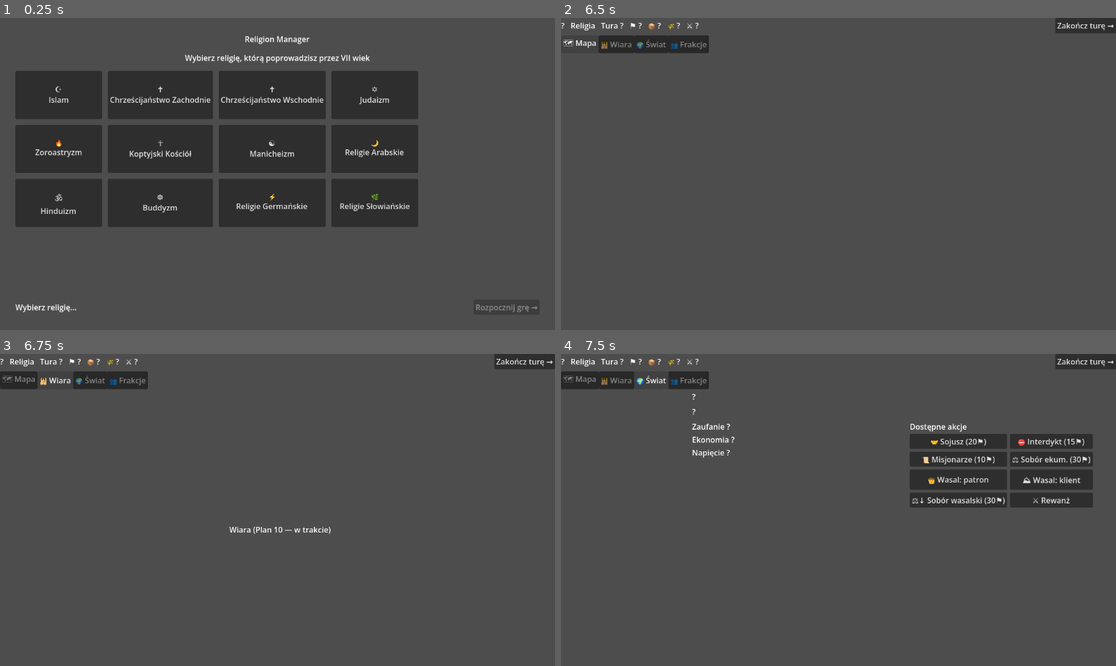
Above: before the commit, frames 1-4 (two rows, left to right).
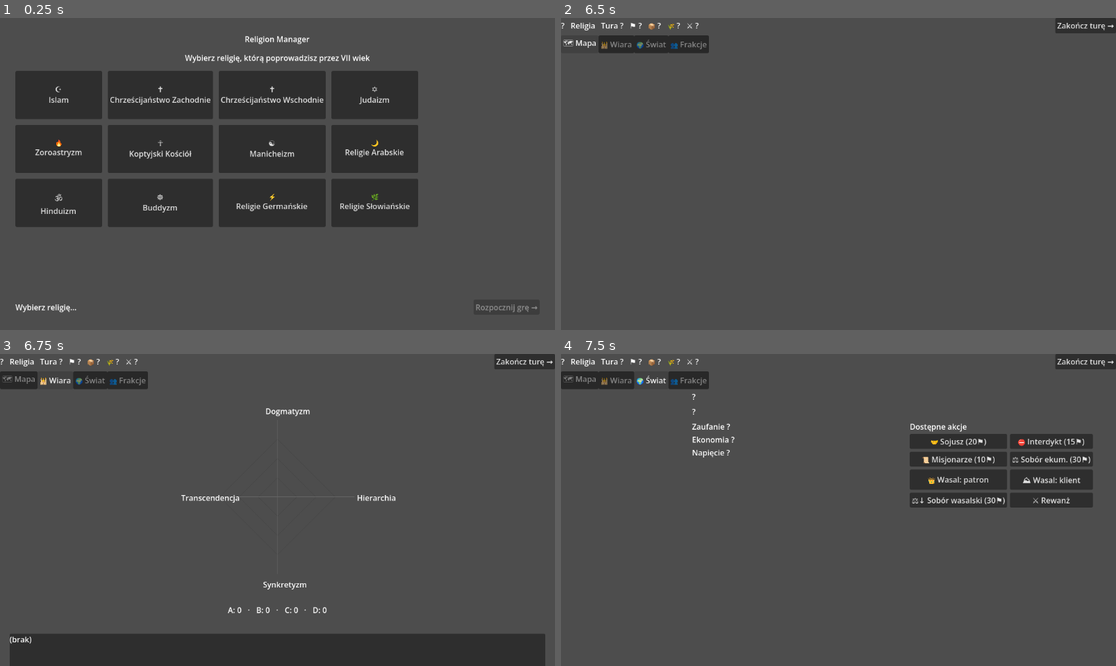
Above: after the commit, the same moments.

Repository: tomi77/church-manager
Game: Godot game, scene res://scenes/Main.tscn
Same seed, same stepped clock (60 frames per second), same inputs: the game is played once before the commit and once after it.
Inputs:
- Up to frame 1 (0.25 s): no input
- Up to frame 2 (6.5 s): click "☪ Islam" at 0.5 s; click "Rozpocznij grę →" at 1.25 s; click "Zakończ turę →" at 2 s; click "🤝 Sojusz (20⚑)" at 2.75 s; click "📜 Misjonarze (10⚑)" at 3.5 s; click "👑 Wasal: patron" at 4.25 s; click "⛰ Wasal: klient" at 5 s; click "🗺 Mapa" at 5.75 s
- Up to frame 3 (6.75 s): click "🕌 Wiara" at 6.5 s
- Up to frame 4 (7.5 s): click "🌍 Świat" at 7.25 s

Frames 1-2 are identical in both runs. In frame 3, 10% of the frame differs, in the area x 1-99%, y 17-100%; in frame 4, nothing differs.
Error in both runs: Invalid access to property or key 'player_religion_id' on a base object of type 'Nil'. (res://scripts/ui/world/ActionPanel.gd:274)

Commit message:
feat(ui): MainShell integruje WiaraTab — koniec placeholdera
Typ _wiara_tab: PlaceholderTab → WiaraTab. bind_state i refresh propaguja
do nowego komponentu. Set_title placeholdera usuniety. MainShell.tscn:
ExtResource dla WiaraTab.tscn (id=7) zastepuje instancje PlaceholderTab
w slocie Wiara (PlaceholderTab nadal uzywany dla FrakcjeTab).

Diff:
--- a/scenes/ui/MainShell.tscn
+++ b/scenes/ui/MainShell.tscn
@@ -6,6 +6,7 @@
 [ext_resource type="PackedScene" path="res://scenes/ui/PlaceholderTab.tscn" id="4"]
 [ext_resource type="PackedScene" path="res://scenes/ui/world/WorldTab.tscn" id="5"]
 [ext_resource type="PackedScene" path="res://scenes/ui/map/MapaTab.tscn" id="6"]
+[ext_resource type="PackedScene" path="res://scenes/ui/wiara/WiaraTab.tscn" id="7"]
 
 [node name="MainShell" type="Control"]
 script = ExtResource("1")
@@ -31,7 +32,7 @@
 unique_name_in_owner = true
 visible = false
 
-[node name="WiaraTab" parent="VBox/ContentArea" instance=ExtResource("4")]
+[node name="WiaraTab" parent="VBox/ContentArea" instance=ExtResource("7")]
 unique_name_in_owner = true
 visible = false
 
--- a/scripts/ui/MainShell.gd
+++ b/scripts/ui/MainShell.gd
@@ -5,14 +5,13 @@
 @onready var _tab_bar: UITabBar = %TabBar
 @onready var _content := %ContentArea
 @onready var _mapa_tab: MapaTab = %MapaTab
-@onready var _wiara_tab: PlaceholderTab = %WiaraTab
+@onready var _wiara_tab: WiaraTab = %WiaraTab
 @onready var _swiat_tab: Control = %SwiatTab
 @onready var _frakcje_tab: PlaceholderTab = %FrakcjeTab
 
 var state: Node = null
 
 func _ready() -> void:
-	_wiara_tab.set_title("Wiara (Plan 10 — w trakcie)")
 	_frakcje_tab.set_title("Frakcje (Plan 11 — w trakcie)")
 	_tab_bar.tab_changed.connect(_on_tab_changed)
 	_mapa_tab.navigate_to_diplomacy.connect(_on_navigate_to_diplomacy)
@@ -27,6 +26,7 @@
 	_header.bind_state(s)
 	_tab_bar.bind_state(s)
 	_mapa_tab.bind_state(s)
+	_wiara_tab.bind_state(s)
 	if _swiat_tab.has_method("bind_state"):
 		_swiat_tab.bind_state(s)
 	refresh()
@@ -36,6 +36,7 @@
 	_tab_bar.refresh()
 	if _mapa_tab.has_method("refresh"):
 		_mapa_tab.refresh()
+	_wiara_tab.refresh()
 	if _swiat_tab.has_method("refresh"):
 		_swiat_tab.refresh()
 
--- a/tests/ui/test_main_shell.gd
+++ b/tests/ui/test_main_shell.gd
@@ -34,14 +34,26 @@
 	assert_true(shell.get_node("%WiaraTab").visible)
 	assert_false(shell.get_node("%SwiatTab").visible)
 
-func test_shell_wiara_frakcje_placeholders_have_correct_titles():
+func test_shell_frakcje_placeholder_has_correct_title():
 	var state := _make_state()
 	add_child_autofree(state)
 	var shell := await _instance_shell(state)
-	var wiara: PlaceholderTab = shell.get_node("%WiaraTab")
 	var frakcje: PlaceholderTab = shell.get_node("%FrakcjeTab")
-	assert_string_contains(wiara.title, "Plan 10")
 	assert_string_contains(frakcje.title, "Plan 11")
+
+func test_shell_instantiates_wiara_tab_as_real_component():
+	var state := _make_state()
+	add_child_autofree(state)
+	var shell := await _instance_shell(state)
+	var wiara = shell.get_node("%WiaraTab")
+	assert_true(wiara is WiaraTab, "WiaraTab should be a WiaraTab instance, not PlaceholderTab")
+
+func test_shell_binds_state_to_wiara_tab():
+	var state := _make_state()
+	add_child_autofree(state)
+	var shell := await _instance_shell(state)
+	var wiara: WiaraTab = shell.get_node("%WiaraTab")
+	assert_eq(wiara.state, state)
 
 func test_main_shell_renders_map_view_in_mapa_tab():
 	var state := _make_state()
Not shown: 1 places in scenes/ui/MainShell.tscn that only renumber resources
